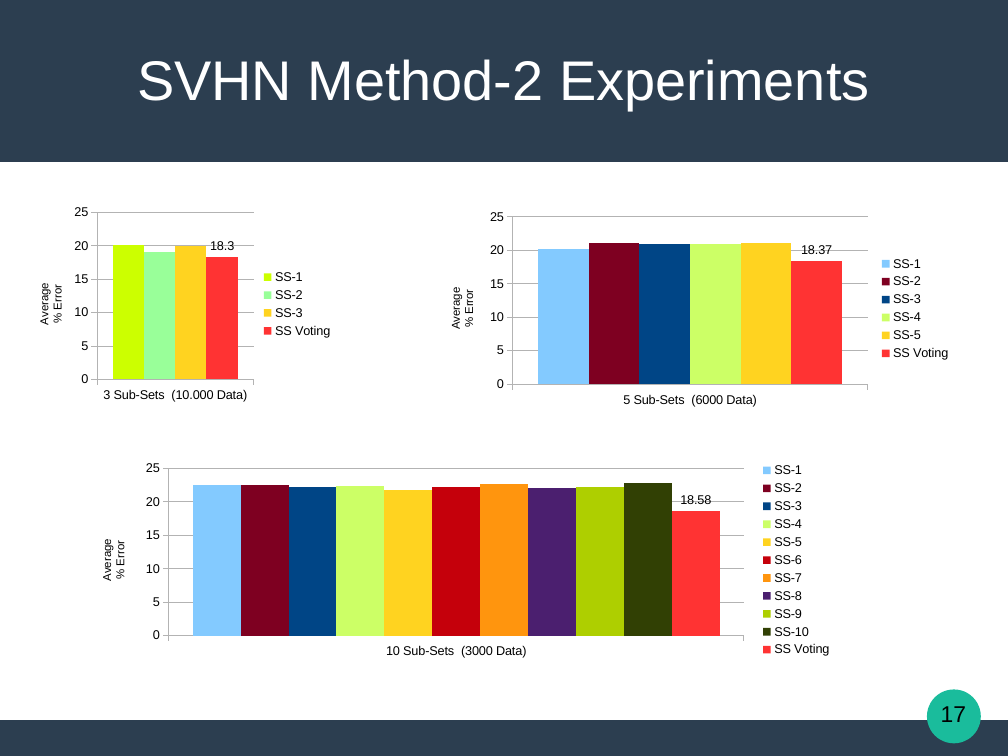
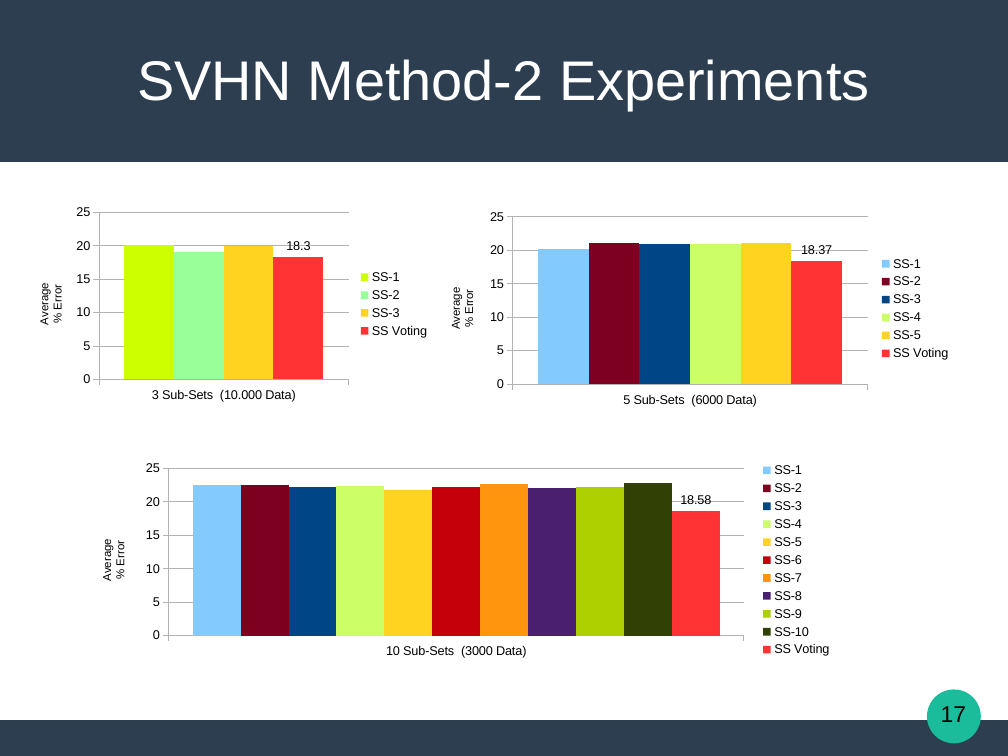
Before and after one commit to Katsileros/Dimensionality_Reduction, a slide deck: slide 17 of Diploma-Thesis-LaTeX/presentation/Locally_Linear_Embeddings_in_Pattern_Recognition.odp. Drawn at 1008x756 pixels with LibreOffice and Linux fonts; fonts in the diff are those of the drawing. Boxes give left, top, right and bottom in pixels: in the first picture for what was removed or moved away, otherwise in the second. Text is boxed around its words. In the diff, an @@ line names an element or a change of style, - is before the commit and + after.

```diff
--- a/Diploma-Thesis-LaTeX/presentation/Locally_Linear_Embeddings_in_Pattern_Recognition.odp
+++ b/Diploma-Thesis-LaTeX/presentation/Locally_Linear_Embeddings_in_Pattern_Recognition.odp
@@ column chart: place and size @@
-column chart at [18,201,342,407]
+column chart at [18,201,439,407]
```
Also in this commit, not shown: 8 other slides changed, 1 other file.
